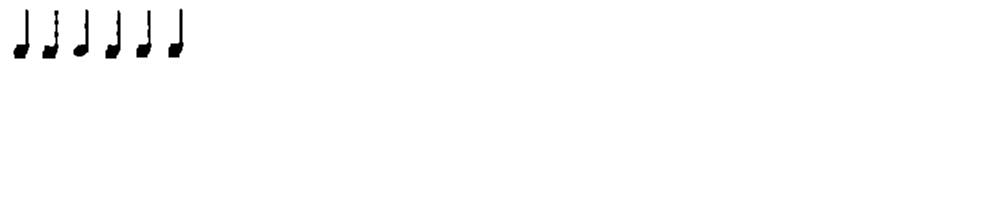
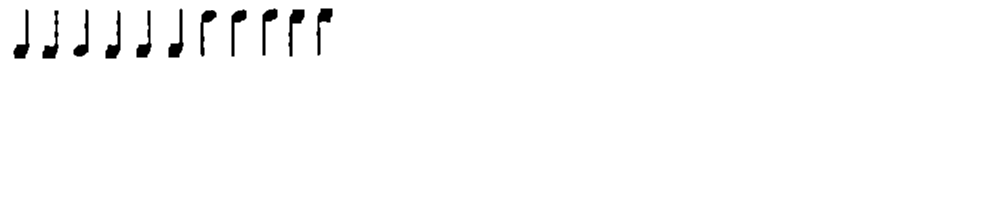
Comparing the layer stacks of the two 1000×200 images. Changes:
added layer "Layer 11" above "Layer 10" over box(288, 9, 305, 57)
added layer "Layer 10" above "Layer 9" over box(262, 8, 278, 56)
added layer "Layer 9" above "Layer 12" over box(231, 9, 247, 57)
added layer "Layer 12" above "Layer 8" over box(316, 8, 333, 56)
added layer "Layer 8" above "Layer 7" over box(200, 10, 217, 57)
